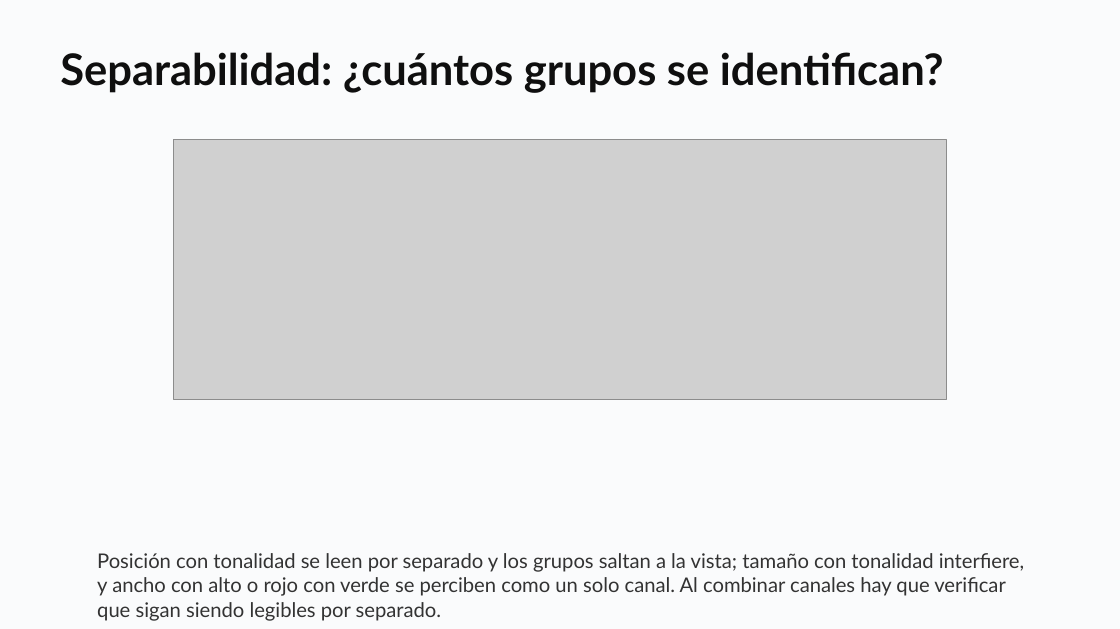
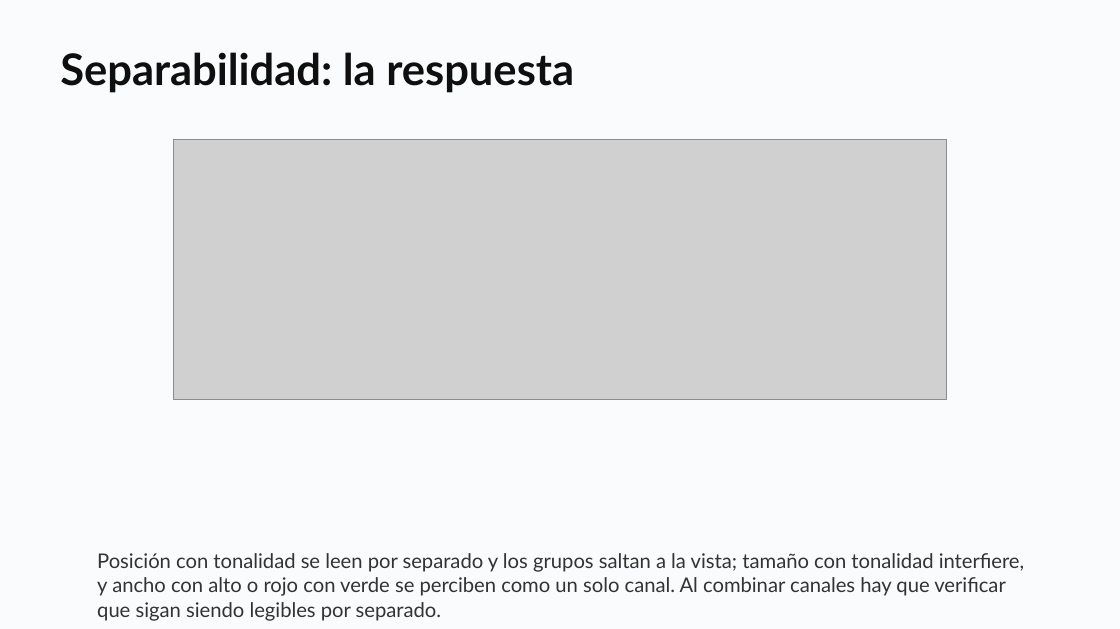
Before and after one commit to daniopitz/cienciadatos, a slide deck: slide 17 of presentaciones/clase03_visualizacion_eda.pptx (slide 12 before the commit). Drawn at 1120x629 pixels with LibreOffice and Linux fonts; fonts in the diff are those of the drawing; grey boxes stand for pictures. Boxes give left, top, right and bottom in pixels: in the first picture for what was removed or moved away, otherwise in the second. Text is boxed around its words. In the diff, an @@ line names an element or a change of style, - is before the commit and + after.

```diff
--- a/presentaciones/clase03_visualizacion_eda.pptx
+++ b/presentaciones/clase03_visualizacion_eda.pptx
@@ text at [60,52,574,93]: text changed @@
-Separabilidad: ¿cuántos grupos se identifican?
+Separabilidad: la respuesta
```
Also in this commit, not shown: 2 other slides changed, 5 slides added, 1 other file.
